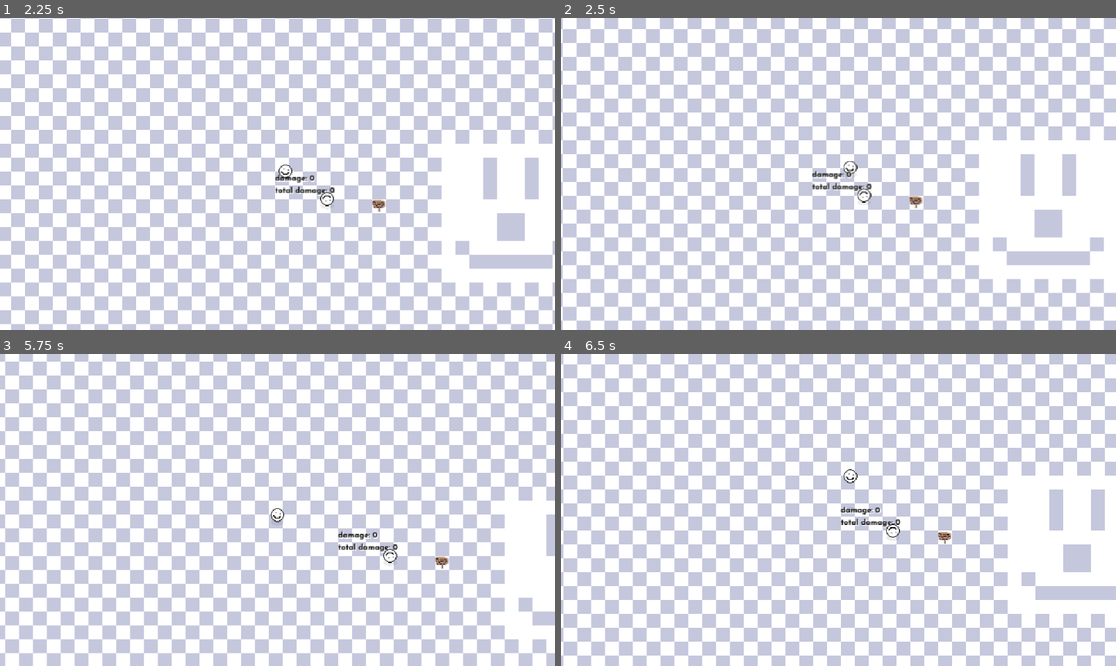
Above: before the commit, frames 1-4 (two rows, left to right).
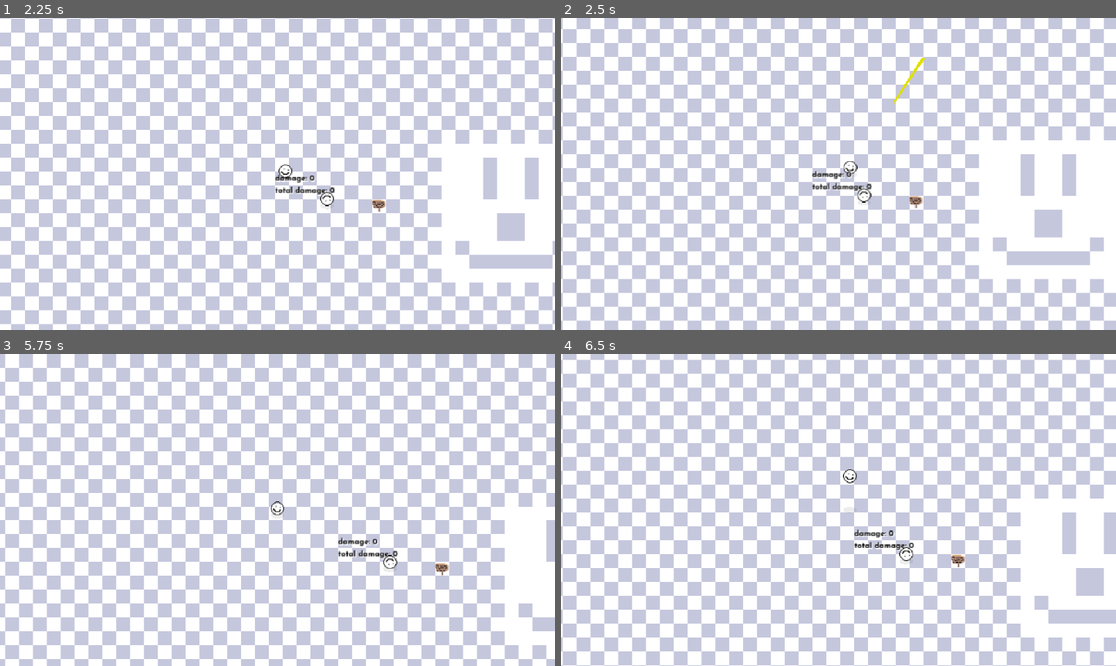
Above: after the commit, the same moments.

Repository: chris-pitre/Space-Cowboy
Game: Godot game, scene res://scenes/main.tscn
The game is run twice, just before and just after one commit, with the same random seed, the same clock (stepped at 60 frames per second) and the same inputs.
Inputs (mouse positions are in pixels of both pictures, inside the frame that each line leads up to):
- Up to frame 1 (2.25 s): tap Enter at 0.5 s; move the mouse to (399, 158) at 0.52 s; hold D (move_right) 0.53-1.28 s; click (399, 158) at 0.6 s; tap Space (jump) at 0.77, 1.52 s; right-click (399, 158) at 0.8 s; move the mouse to (166, 189) at 1.27 s; hold S (move_down) 1.28-2.03 s; right-click (166, 189) at 1.35 s; click (166, 189) at 1.55 s; move the mouse to (333, 105) at 2.02 s; hold D (move_right) from 2.03 s (still down); click (333, 105) at 2.1 s
- Up to frame 2 (2.5 s): keep holding D (move_right); right-click (894, 105) at 2.3 s
- Up to frame 3 (5.75 s): move the mouse to (249, 572) at 2.77 s; release D (move_right) at 2.78 s; hold W (move_up) 2.78-3.53 s; right-click (249, 572) at 2.85 s; tap Space (jump) at 3.02, 3.77, 4.52 s; click (249, 572) at 3.05 s; move the mouse to (444, 556) at 3.52 s; hold A (move_left) 3.53-5.03 s; tap F (interact) at 3.6 s; right-click (444, 556) at 3.8 s; tap R (reload) at 4.15 s; move the mouse to (111, 463) at 4.27 s; tap Ctrl (walk) at 4.35 s; click (111, 463) at 4.55 s; move the mouse to (305, 510) at 5.02 s; hold S (move_down) from 5.03 s (still down); click (305, 510) at 5.1 s; right-click (305, 510) at 5.3 s
- Up to frame 4 (6.5 s): move the mouse to (755, 432) at 5.77 s; release S (move_down) at 5.78 s; hold D (move_right) from 5.78 s (still down); right-click (755, 432) at 5.85 s; tap Space (jump) at 6.02 s; click (755, 432) at 6.05 s

Frame 1 is identical in both runs. In frame 2, less than 0.1% of the frame differs, in the area x 59-66%, y 12-28%; in frame 3, 40%; in frame 4, 65%, in the area x 0-100%, y 0-100%.

Commit message:
added fan the hammer ability
i need to refactor stuff and add the capability for multiple abilities but my ass is tired

Diff:
--- a/scenes/actors/player/player.tscn
+++ b/scenes/actors/player/player.tscn
@@ -9,6 +9,7 @@
 [ext_resource type="Script" path="res://scenes/actors/player/states/player_jumping.gd" id="6_x4jmu"]
 [ext_resource type="Script" path="res://scenes/actors/player/states/player_shooting.gd" id="7_sfbsp"]
 [ext_resource type="Script" path="res://scenes/actors/player/states/player_reloading.gd" id="8_iabr4"]
+[ext_resource type="Script" path="res://scenes/actors/player/states/player_ability.gd" id="9_4qgma"]
 
 [sub_resource type="RectangleShape2D" id="RectangleShape2D_wcfg4"]
 size = Vector2(16, 8)
@@ -54,6 +55,11 @@
 actor = NodePath("../..")
 state_machine = NodePath("..")
 
+[node name="Ability" type="Node" parent="StateMachine" node_paths=PackedStringArray("actor", "state_machine")]
+script = ExtResource("9_4qgma")
+actor = NodePath("../..")
+state_machine = NodePath("..")
+
 [node name="Sprite2D" type="Sprite2D" parent="."]
 position = Vector2(0, -8)
 texture = ExtResource("5_2ft3j")
--- /dev/null
+++ b/scenes/actors/player/states/player_ability.gd
@@ -0,0 +1,44 @@
+class_name PlayerAbility
+extends State
+
+@onready var bullet_tracer = preload("res://scenes/actors/player/bullet/bullet_tracer.tscn")
+
+## When this state is entered
+func enter() -> void:
+	for i in range(actor.ammo):
+		var bullet_direction = actor.get_local_mouse_position().normalized() * 1024
+		if state_machine.last_state == state_machine.states["Running"]:
+			var spread = randf_range(-0.02, 0.02)
+			bullet_direction = bullet_direction.rotated(spread)
+		var hitscan = PhysicsRayQueryParameters2D.create(actor.position, actor.to_global(bullet_direction))
+		hitscan.exclude = [self]
+		var result = actor.space.intersect_ray(hitscan)
+
+		var bullet = bullet_tracer.instantiate()
+		get_parent().add_child(bullet)
+		bullet.origin = -actor.to_local(Vector2.ZERO)
+		bullet.add_point(bullet.origin)
+		if result:
+			bullet.end = result.position
+			if result.collider.has_method("is_hit"):
+				result.collider.is_hit(1)
+		else:
+			bullet.end = actor.to_global(bullet_direction)
+		bullet.new_end = bullet.origin
+		bullet.add_point(bullet.new_end)
+		await get_tree().create_timer(.04).timeout
+
+	actor.ammo = 0
+	state_machine.next_state = state_machine.last_state
+
+## Run every frame
+func run(delta: float) -> void:
+	pass
+
+## Run every physics frame
+func run_physics(delta: float) -> void:
+	pass
+
+## When this state is exited
+func exit() -> void:
+	pass
--- a/scenes/actors/player/states/player_idle.gd
+++ b/scenes/actors/player/states/player_idle.gd
@@ -18,6 +18,8 @@
 			state_machine.next_state = state_machine.states["Running"]
 	if Input.is_action_just_pressed("attack") and actor.ammo > 0:
 		state_machine.enter_state(state_machine.states["Shooting"])
+	if Input.is_action_just_pressed("attack_secondary") and actor.ammo > 0:
+		state_machine.enter_state(state_machine.states["Ability"])
 	if Input.is_action_just_pressed("reload"):
 		state_machine.enter_state(state_machine.states["Reloading"])
 
--- a/scenes/actors/player/states/player_reloading.gd
+++ b/scenes/actors/player/states/player_reloading.gd
@@ -11,7 +11,7 @@
 		await get_tree().create_timer(0.5).timeout
 		actor.ammo += 1
 		print(actor.ammo)
-	state_machine.enter_state(state_machine.states["Idle"])
+	state_machine.next_state = state_machine.states["Idle"]
 
 ## Run every frame
 func run(delta: float) -> void:
--- a/scenes/actors/player/states/player_running.gd
+++ b/scenes/actors/player/states/player_running.gd
@@ -18,6 +18,8 @@
 		state_machine.next_state = state_machine.states["Idle"]
 	if Input.is_action_just_pressed("attack") and actor.ammo > 0:
 		state_machine.enter_state(state_machine.states["Shooting"])
+	if Input.is_action_just_pressed("attack_secondary") and actor.ammo > 0:
+		state_machine.enter_state(state_machine.states["Ability"])
 	if Input.is_action_just_pressed("reload"):
 		state_machine.enter_state(state_machine.states["Reloading"])
 
--- a/scenes/actors/player/states/player_shooting.gd
+++ b/scenes/actors/player/states/player_shooting.gd
@@ -6,10 +6,9 @@
 ## When this state is entered
 func enter() -> void:
 	actor.ammo -= 1
-	print(actor.ammo)
 	var bullet_direction = actor.get_local_mouse_position().normalized() * 1024
-	var spread = randf_range(-0.0075, 0.0075)
-	if state_machine.last_state != state_machine.states["Walking"] or state_machine.last_state != state_machine.states["Idle"]:
+	if state_machine.last_state == state_machine.states["Running"]:
+		var spread = randf_range(-0.0075, 0.0075)
 		bullet_direction = bullet_direction.rotated(spread)
 	var hitscan = PhysicsRayQueryParameters2D.create(actor.position, actor.to_global(bullet_direction))
 	hitscan.exclude = [self]
--- a/scenes/actors/player/states/player_walking.gd
+++ b/scenes/actors/player/states/player_walking.gd
@@ -18,6 +18,8 @@
 		state_machine.next_state = state_machine.states["Idle"]
 	if Input.is_action_just_pressed("attack") and actor.ammo > 0:
 		state_machine.enter_state(state_machine.states["Shooting"])
+	if Input.is_action_just_pressed("attack_secondary") and actor.ammo > 0:
+		state_machine.enter_state(state_machine.states["Ability"])
 	if Input.is_action_just_pressed("reload"):
 		state_machine.enter_state(state_machine.states["Reloading"])
 
Not shown: 1 places in scenes/actors/player/player.tscn that only renumber resources
